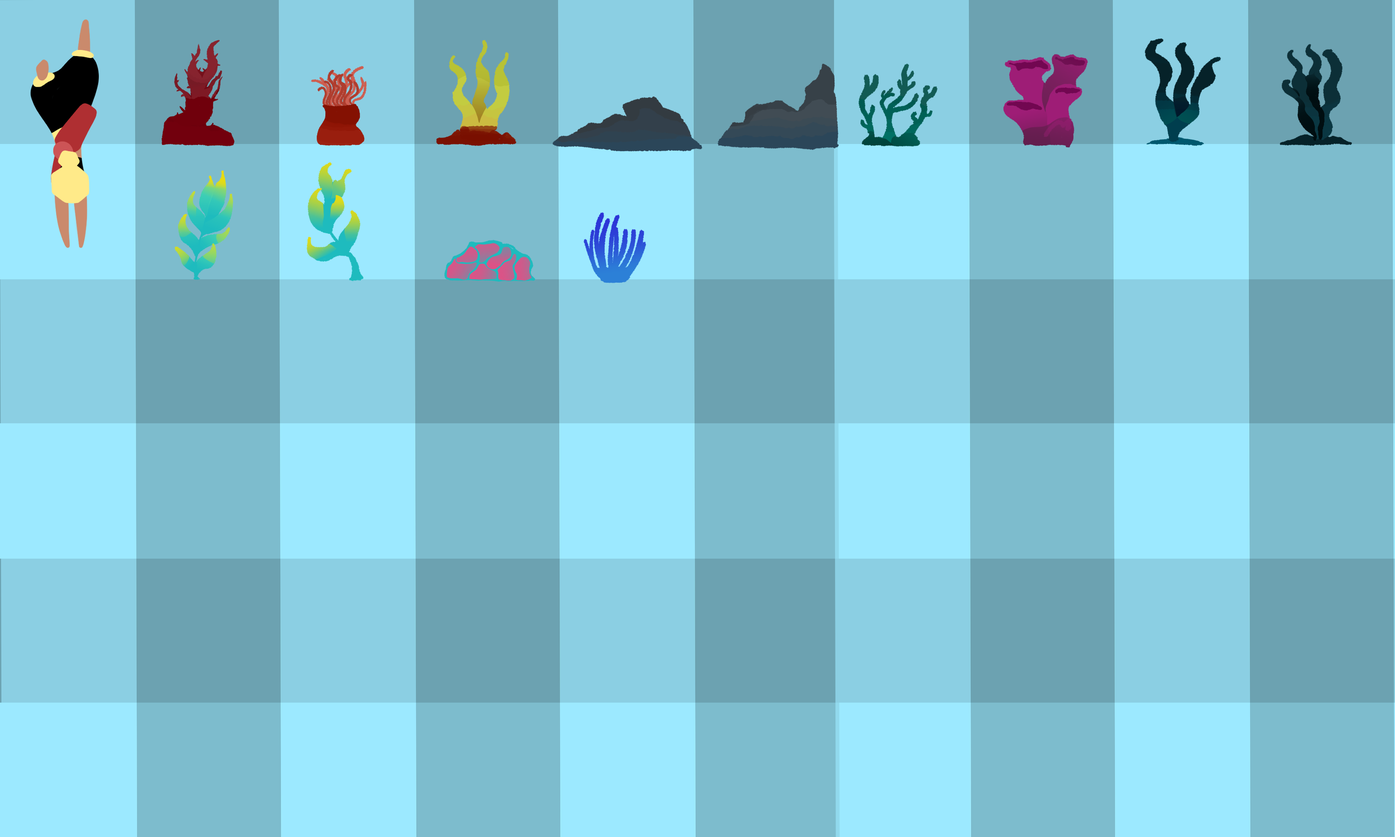
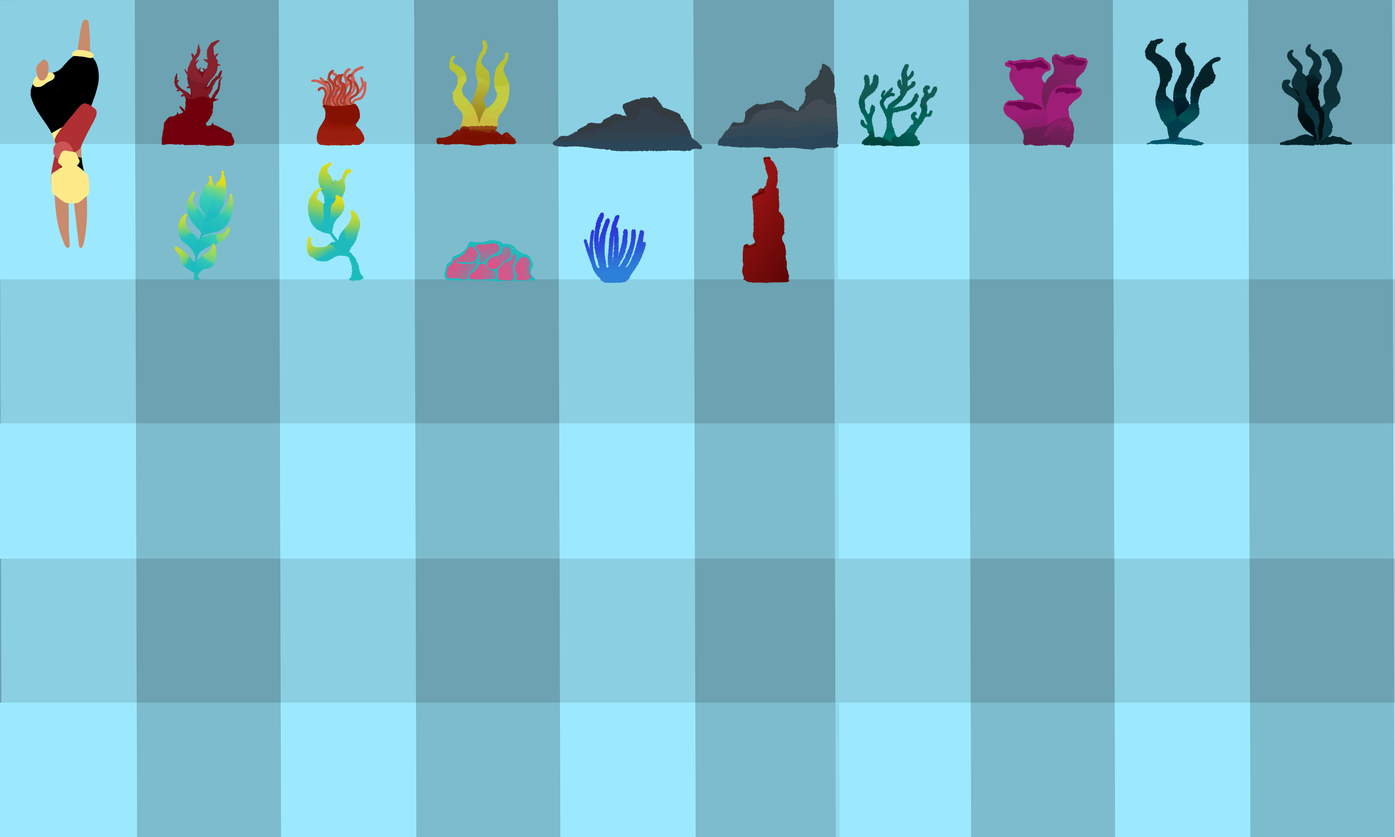
Layer changes from the first 1395x837 image to the second:
added group "Grupo de recorte 55" with 3 layers above "Capa de pintura 56" over [741, 156, 790, 284]
added layer "Capa de pintura 54" in group "Grupo de recorte 55" over [741, 156, 790, 284]
moved "Capa de pintura 53" into group "Grupo de recorte 55", painted on it over [741, 156, 790, 284]
